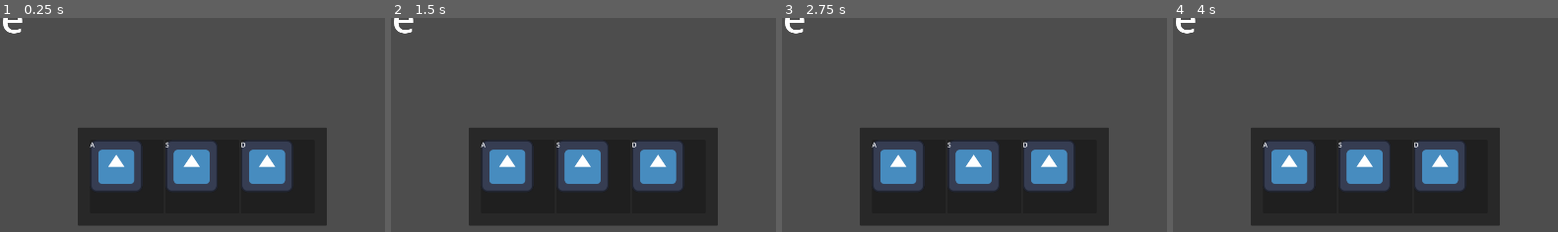
Above: before the commit, frames 1-4 (left to right).
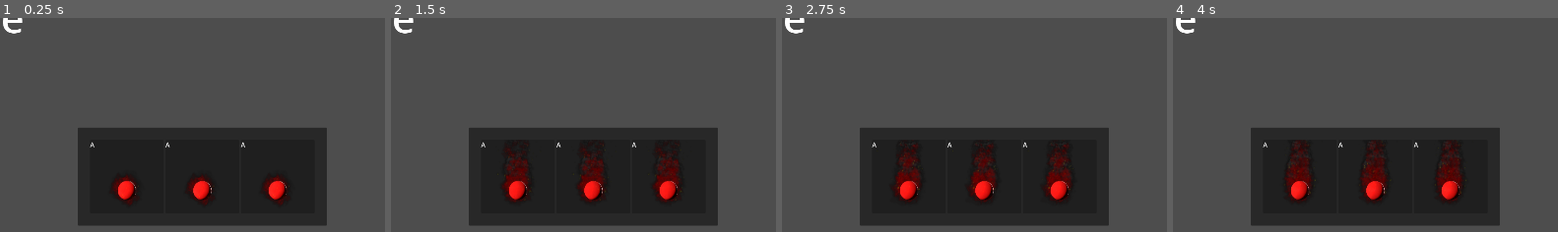
Above: after the commit, the same moments.

Repository: emmdie/3m5Jam2024_1
Game: Godot game, scene res://Scenes/Ui/Hud.tscn
The game is run twice, just before and just after one commit, with the same random seed, the same clock (stepped at 60 frames per second) and the same inputs. This scene is started directly instead of the project's main scene. The engine's default icon, where the game draws it, is replaced by a stand-in: a white triangle on a blue panel in a dark square.
Inputs (mouse positions are % of the whole screen's width and height, from its top left):
- Up to frame 1 (0.25 s): no input
- Up to frame 2 (1.5 s): move the mouse to (72, 45) at 0.52 s; tap Enter at 1.25 s; move the mouse to (29, 55) at 1.27 s
- Up to frame 3 (2.75 s): move the mouse to (60, 27) at 2.02 s
- Up to frame 4 (4 s): move the mouse to (45, 71) at 2.77 s; move the mouse to (80, 65) at 3.52 s
The pictures show only the part of the screen within x 23-73%, y 50-100%; the shares and areas given below are measured in that part.

The runs differ from the first frame. In frame 1, 9.4% of the frame differs, in the area x 23-76%, y 57-88%; in frame 2, 9.6%, in the area x 23-77%, y 56-86%; in frame 3, 9.5%; in frame 4, 9.5%.

Commit message:
make previews their own scene

Diff:
--- /dev/null
+++ b/Scenes/Ui/Ui.gd
@@ -0,0 +1,11 @@
+extends Control
+
+@onready var preview1 = $MarginContainer/UnitPreviewPanel/MarginContainer/HBoxContainer/UnitPreview1
+@onready var preview2 = $MarginContainer/UnitPreviewPanel/MarginContainer/HBoxContainer/UnitPreview2
+@onready var preview3 = $MarginContainer/UnitPreviewPanel/MarginContainer/HBoxContainer/UnitPreview3
+@onready var previews = [preview1, preview2, preview3]
+
+@export var fire_scene: PackedScene
+func update_preview():
+	for preview in previews:
+		pass
--- a/Scenes/Ui/Ui.tscn
+++ b/Scenes/Ui/Ui.tscn
@@ -1,9 +1,12 @@
-[gd_scene load_steps=5 format=3 uid="uid://dplnr5q0eeebh"]
+[gd_scene load_steps=8 format=3 uid="uid://dplnr5q0eeebh"]
 
 [ext_resource type="Theme" uid="uid://d2lh3hpldd764" path="res://Assets/theme.tres" id="1_s4h8k"]
 [ext_resource type="Script" path="res://Scenes/Ui/TimerPanel.gd" id="2_ah4lv"]
 [ext_resource type="Texture2D" uid="uid://c5cjks2qwl140" path="res://Assets/Textures/icon.svg" id="2_f8oex"]
+[ext_resource type="Script" path="res://Scenes/Ui/Ui.gd" id="2_oqoan"]
 [ext_resource type="Script" path="res://Scenes/Ui/EnemyHealthPanel.gd" id="4_7tmcb"]
+[ext_resource type="PackedScene" uid="uid://c6i0ksc3jkqd2" path="res://Scenes/units/player_unit/fire_unit.tscn" id="4_c5rtr"]
+[ext_resource type="PackedScene" uid="uid://caext43hae4ho" path="res://Scenes/Ui/unit_preview.tscn" id="4_pivm6"]
 
 [node name="Ui" type="Control"]
 layout_mode = 3
@@ -13,6 +16,8 @@
 grow_horizontal = 2
 grow_vertical = 2
 theme = ExtResource("1_s4h8k")
+script = ExtResource("2_oqoan")
+fire_scene = ExtResource("4_c5rtr")
 
 [node name="MarginContainer" type="MarginContainer" parent="."]
 layout_mode = 1
@@ -62,81 +67,14 @@
 [node name="HBoxContainer" type="HBoxContainer" parent="MarginContainer/UnitPreviewPanel/MarginContainer"]
 layout_mode = 2
 
-[node name="UnitPreview1" type="PanelContainer" parent="MarginContainer/UnitPreviewPanel/MarginContainer/HBoxContainer"]
+[node name="UnitPreview1" parent="MarginContainer/UnitPreviewPanel/MarginContainer/HBoxContainer" instance=ExtResource("4_pivm6")]
 layout_mode = 2
 
-[node name="SubViewportContainer" type="SubViewportContainer" parent="MarginContainer/UnitPreviewPanel/MarginContainer/HBoxContainer/UnitPreview1"]
-layout_mode = 2
-size_flags_horizontal = 4
-size_flags_vertical = 4
-
-[node name="SubViewport" type="SubViewport" parent="MarginContainer/UnitPreviewPanel/MarginContainer/HBoxContainer/UnitPreview1/SubViewportContainer"]
-transparent_bg = true
-handle_input_locally = false
-size = Vector2i(180, 180)
-render_target_update_mode = 4
-
-[node name="TextureRect" type="TextureRect" parent="MarginContainer/UnitPreviewPanel/MarginContainer/HBoxContainer/UnitPreview1/SubViewportContainer/SubViewport"]
-offset_right = 40.0
-offset_bottom = 40.0
-texture = ExtResource("2_f8oex")
-
-[node name="HotkeyDisplay" type="Label" parent="MarginContainer/UnitPreviewPanel/MarginContainer/HBoxContainer/UnitPreview1"]
-layout_mode = 2
-size_flags_horizontal = 0
-size_flags_vertical = 0
-text = "A"
-
-[node name="UnitPreview2" type="PanelContainer" parent="MarginContainer/UnitPreviewPanel/MarginContainer/HBoxContainer"]
+[node name="UnitPreview2" parent="MarginContainer/UnitPreviewPanel/MarginContainer/HBoxContainer" instance=ExtResource("4_pivm6")]
 layout_mode = 2
 
-[node name="SubViewportContainer" type="SubViewportContainer" parent="MarginContainer/UnitPreviewPanel/MarginContainer/HBoxContainer/UnitPreview2"]
+[node name="UnitPreview3" parent="MarginContainer/UnitPreviewPanel/MarginContainer/HBoxContainer" instance=ExtResource("4_pivm6")]
 layout_mode = 2
-size_flags_horizontal = 4
-size_flags_vertical = 4
-
-[node name="SubViewport" type="SubViewport" parent="MarginContainer/UnitPreviewPanel/MarginContainer/HBoxContainer/UnitPreview2/SubViewportContainer"]
-transparent_bg = true
-handle_input_locally = false
-size = Vector2i(180, 180)
-render_target_update_mode = 4
-
-[node name="TextureRect" type="TextureRect" parent="MarginContainer/UnitPreviewPanel/MarginContainer/HBoxContainer/UnitPreview2/SubViewportContainer/SubViewport"]
-offset_right = 40.0
-offset_bottom = 40.0
-texture = ExtResource("2_f8oex")
-
-[node name="HotkeyDisplay" type="Label" parent="MarginContainer/UnitPreviewPanel/MarginContainer/HBoxContainer/UnitPreview2"]
-layout_mode = 2
-size_flags_horizontal = 0
-size_flags_vertical = 0
-text = "S"
-
-[node name="UnitPreview3" type="PanelContainer" parent="MarginContainer/UnitPreviewPanel/MarginContainer/HBoxContainer"]
-layout_mode = 2
-
-[node name="SubViewportContainer" type="SubViewportContainer" parent="MarginContainer/UnitPreviewPanel/MarginContainer/HBoxContainer/UnitPreview3"]
-layout_mode = 2
-size_flags_horizontal = 4
-size_flags_vertical = 4
-
-[node name="SubViewport" type="SubViewport" parent="MarginContainer/UnitPreviewPanel/MarginContainer/HBoxContainer/UnitPreview3/SubViewportContainer"]
-transparent_bg = true
-handle_input_locally = false
-size = Vector2i(180, 180)
-render_target_update_mode = 4
-
-[node name="TextureRect" type="TextureRect" parent="MarginContainer/UnitPreviewPanel/MarginContainer/HBoxContainer/UnitPreview3/SubViewportContainer/SubViewport"]
-offset_right = 40.0
-offset_bottom = 40.0
-texture = ExtResource("2_f8oex")
-
-[node name="HotkeyDisplay3" type="Label" parent="MarginContainer/UnitPreviewPanel/MarginContainer/HBoxContainer/UnitPreview3"]
-layout_mode = 2
-size_flags_horizontal = 0
-size_flags_vertical = 0
-text = "D
-"
 
 [node name="EnemyHealthPanel" type="PanelContainer" parent="MarginContainer"]
 layout_mode = 2
--- /dev/null
+++ b/Scenes/Ui/unit_preview.gd
@@ -0,0 +1,9 @@
+extends PanelContainer
+
+@onready var unit = $SubViewportContainer/SubViewport/FireUnit
+@onready var viewport = $SubViewportContainer/SubViewport
+
+func set_unit(new_unit):
+	unit.queue_free()
+	viewport.add_child(new_unit)
+	unit = new_unit
--- /dev/null
+++ b/Scenes/Ui/unit_preview.tscn
@@ -0,0 +1,26 @@
+[gd_scene load_steps=3 format=3 uid="uid://caext43hae4ho"]
+
+[ext_resource type="Script" path="res://Scenes/Ui/unit_preview.gd" id="1_k8ekc"]
+[ext_resource type="PackedScene" uid="uid://c6i0ksc3jkqd2" path="res://Scenes/units/player_unit/fire_unit.tscn" id="1_w6020"]
+
+[node name="UnitPreview" type="PanelContainer"]
+script = ExtResource("1_k8ekc")
+
+[node name="SubViewportContainer" type="SubViewportContainer" parent="."]
+layout_mode = 2
+size_flags_horizontal = 4
+size_flags_vertical = 4
+
+[node name="SubViewport" type="SubViewport" parent="SubViewportContainer"]
+transparent_bg = true
+handle_input_locally = false
+size = Vector2i(180, 180)
+render_target_update_mode = 4
+
+[node name="FireUnit" parent="SubViewportContainer/SubViewport" instance=ExtResource("1_w6020")]
+
+[node name="HotkeyDisplay" type="Label" parent="."]
+layout_mode = 2
+size_flags_horizontal = 0
+size_flags_vertical = 0
+text = "A"
